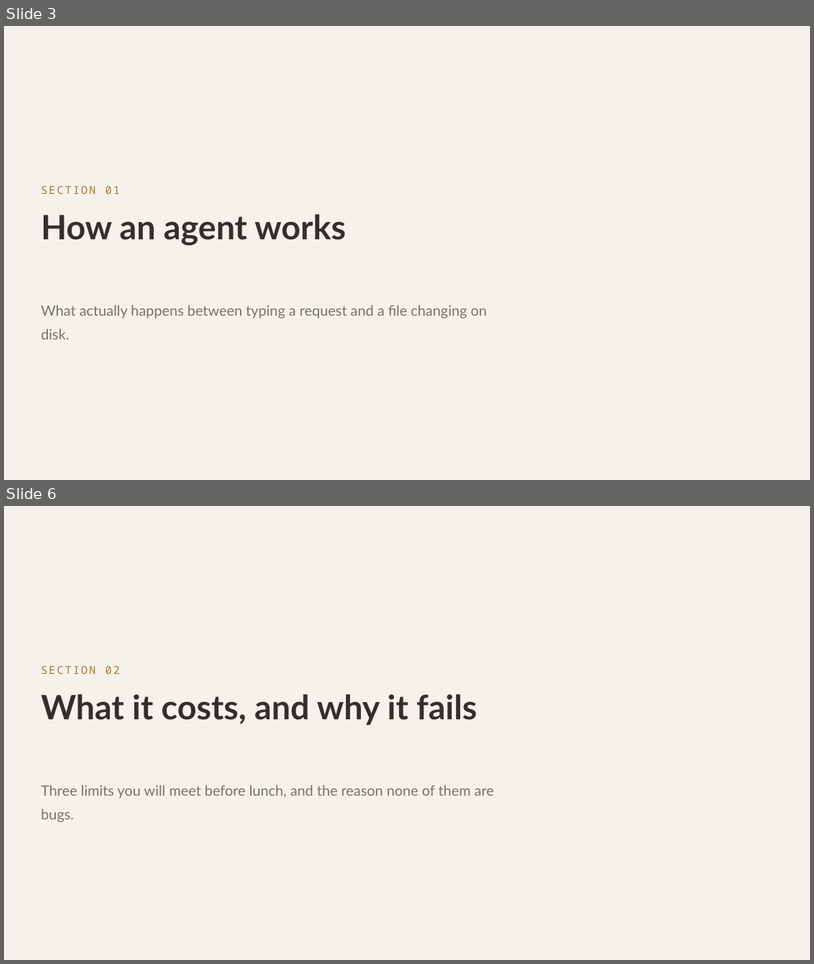
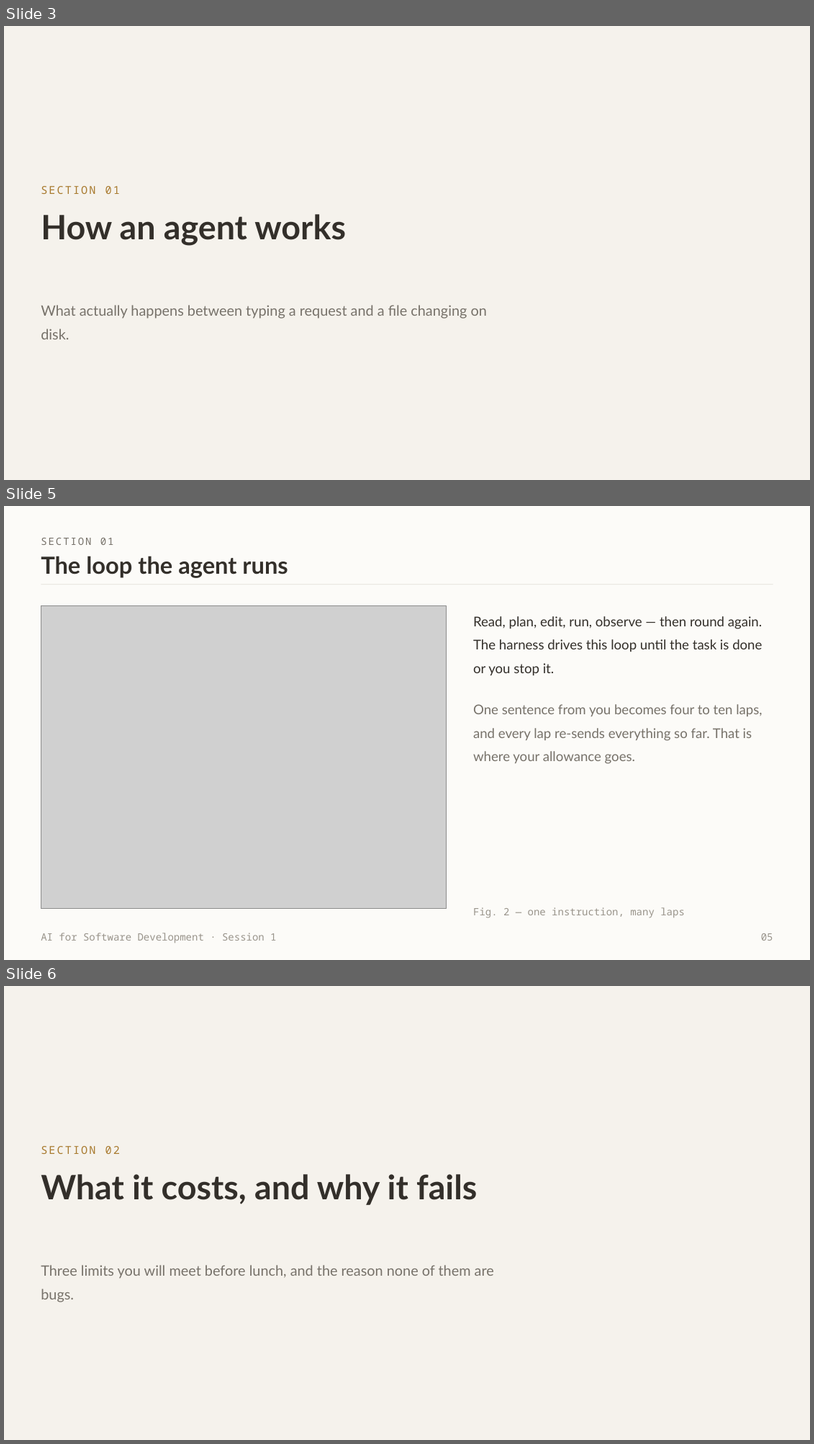
Before and after one commit to witchapong/ai-for-software-dev, a slide deck: slides/Session 1 - Meet Your Agent.pptx. Shown one above the other, each under a label of ours: slides 3 and 6 before the commit, slides 3, 5 and 6 after it; the slides between them are not shown. The pictures are 814x964 and 814x1444 pixels, drawn with LibreOffice and Linux fonts; fonts in the diff are those of the drawing; grey boxes stand for pictures. Boxes give left, top, right and bottom in pixels: in the first picture for what was removed or moved away, otherwise in the second. Text is boxed around its words. In the diff, an @@ line names an element or a change of style, - is before the commit and + after.

```diff
--- a/slides/Session 1 - Meet Your Agent.pptx
+++ b/slides/Session 1 - Meet Your Agent.pptx
@@ slide 5 added at (x1=4, y1=506, x2=810, y2=960), background #FCFBF8 @@
@@ text added at (x1=41, y1=538, x2=114, y2=545), 12 pt, text #77726A @@
+SECTION 01
@@ text added at (x1=41, y1=556, x2=288, y2=578), 28 pt, text #332F2A, bold @@
+The loop the agent runs
@@ rectangle added at (x1=41, y1=584, x2=774, y2=584), fill #E1DED7 @@
@@ picture added at (x1=41, y1=606, x2=447, y2=908) @@
@@ text added at (x1=473, y1=616, x2=762, y2=676), 16 pt, text #332F2A @@
+Read, plan, edit, run, observe — then round again. The harness drives this loop until the task is done or you stop it.
@@ text added at (x1=473, y1=704, x2=762, y2=764), 16 pt, text #77726A @@
+One sentence from you becomes four to ten laps, and every lap re-sends everything so far. That is where your allowance goes.
@@ text added at (x1=473, y1=907, x2=685, y2=918), 12 pt, text #99948B @@
+Fig. 2 — one instruction, many laps
@@ text added at (x1=41, y1=932, x2=276, y2=942), 12 pt, text #99948B @@
+AI for Software Development · Session 1
@@ text added at (x1=761, y1=933, x2=774, y2=940), 12 pt, text #99948B @@
+05
```
Also in this commit, not shown: 7 slides changed, 1 other slide added, 1 slide removed, 7 other files.
